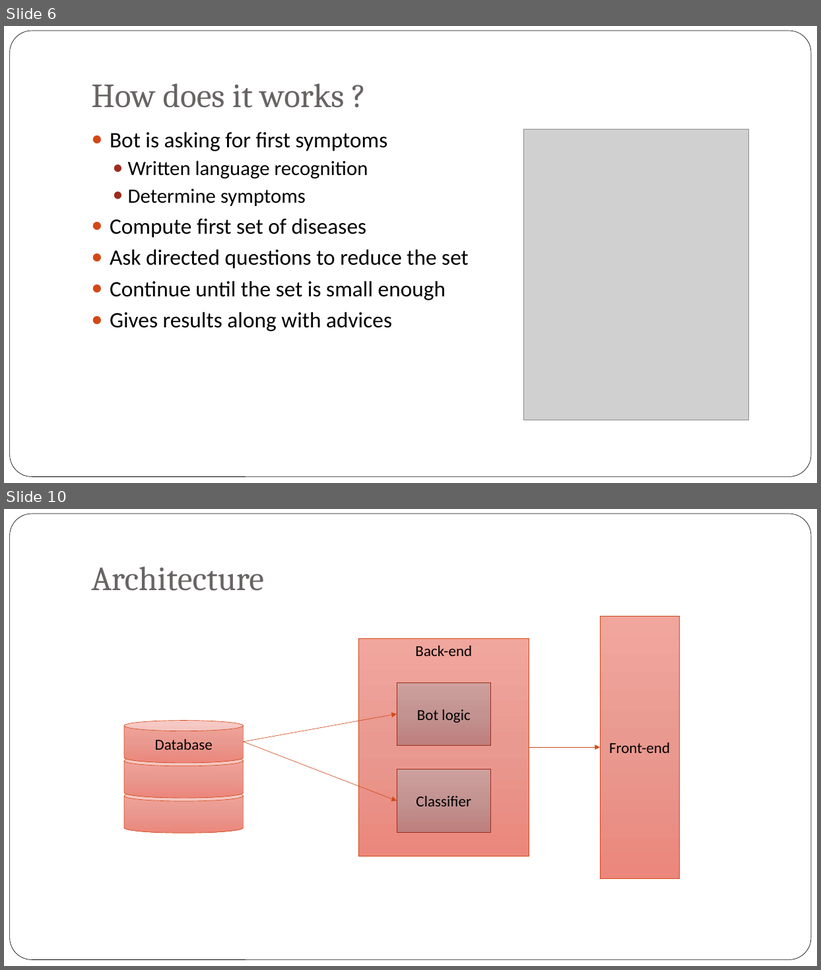
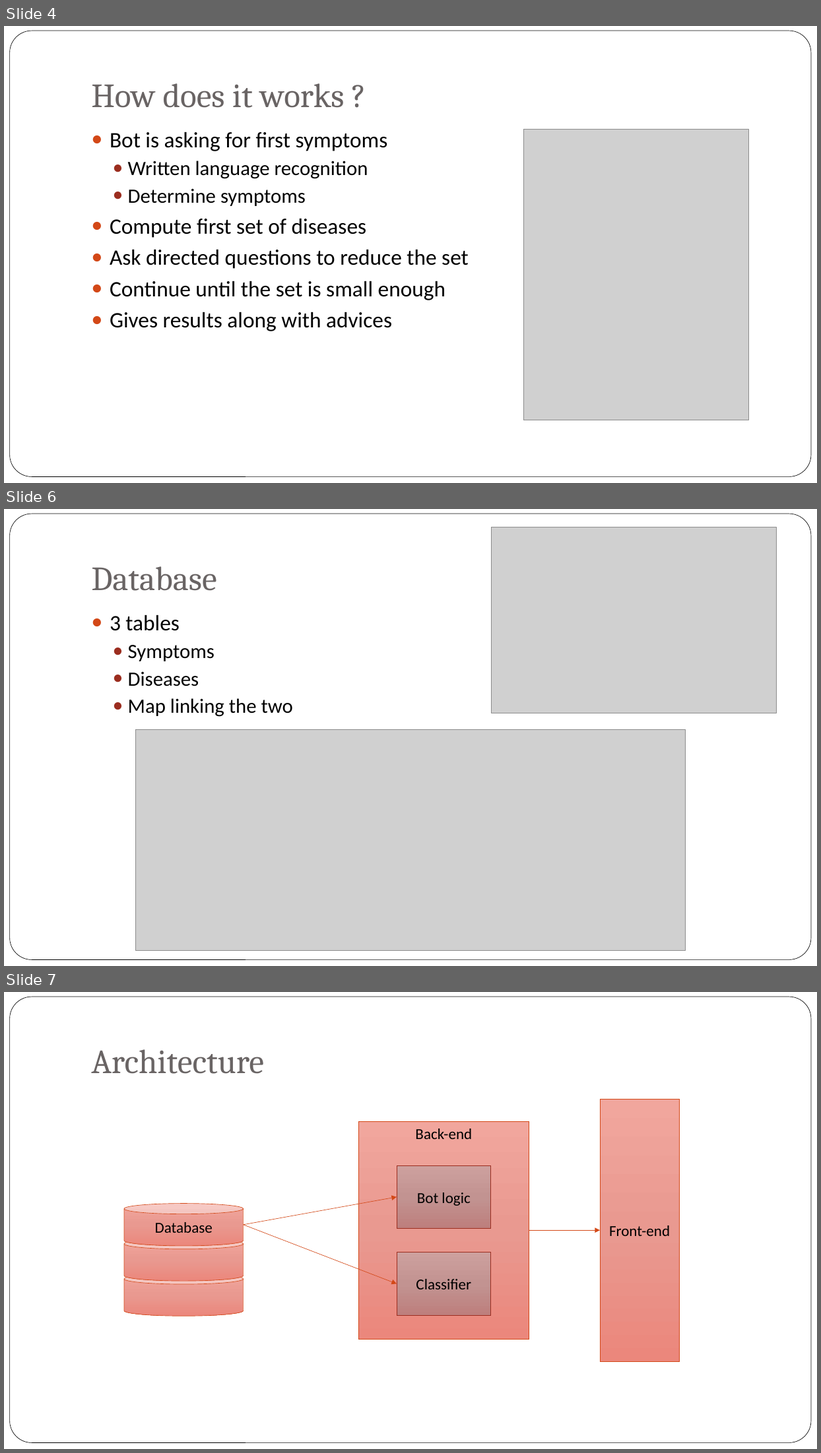
Before and after one commit to rsasov/DecisionSupportSystems, a slide deck: Health_Care_Bot.pptx. Shown one above the other, each under a label of ours: slides 6 and 10 before the commit, slides 4, 6 and 7 after it; the slides between them are not shown. The pictures are 821x970 and 821x1453 pixels, drawn with LibreOffice and Linux fonts; fonts in the diff are those of the drawing; grey boxes stand for pictures; background and template pictures are left out. Boxes give left, top, right and bottom in pixels: in the first picture for what was removed or moved away, otherwise in the second. Text is boxed around its words. In the diff, an @@ line names an element or a change of style, - is before the commit and + after.

```diff
--- a/Health_Care_Bot.pptx
+++ b/Health_Care_Bot.pptx
@@ slide 6 added at [4,509,817,966], background picture (left out); not listed: 1 template element that a slide beside it also shows @@
@@ picture added at [491,527,776,714] @@
@@ title added at [91,566,217,591], 40 pt, text #696464 @@
+Database
@@ text added at [110,615,293,717], 24 pt, text #000000 @@
+● 3 tables
+  ● Symptoms
+  ● Diseases
+  ● Map linking the two
@@ picture added at [136,730,685,951] @@
@@ what was slide 6 is now slide 4 @@
@@ what was slide 10 is now slide 7 @@
```
Also in this commit, not shown: 5 slides changed, 1 other slide added, 5 slides removed.
